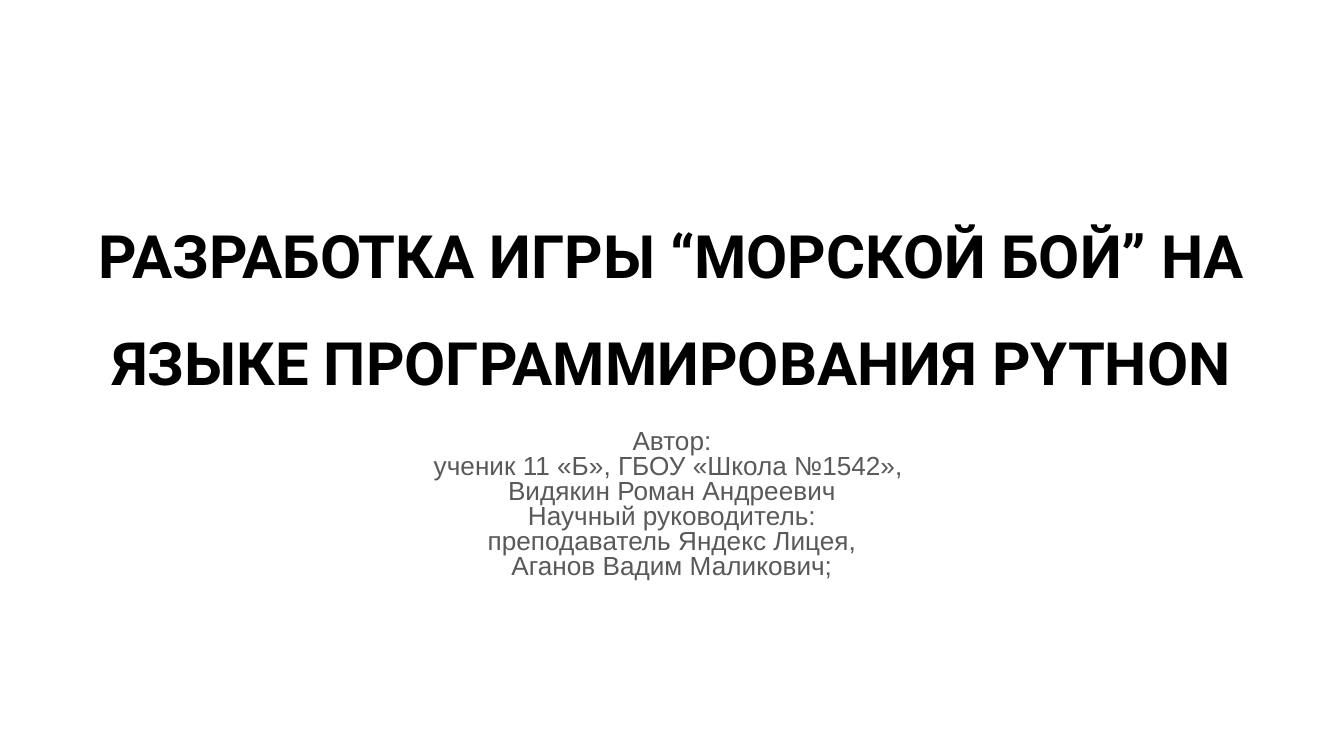
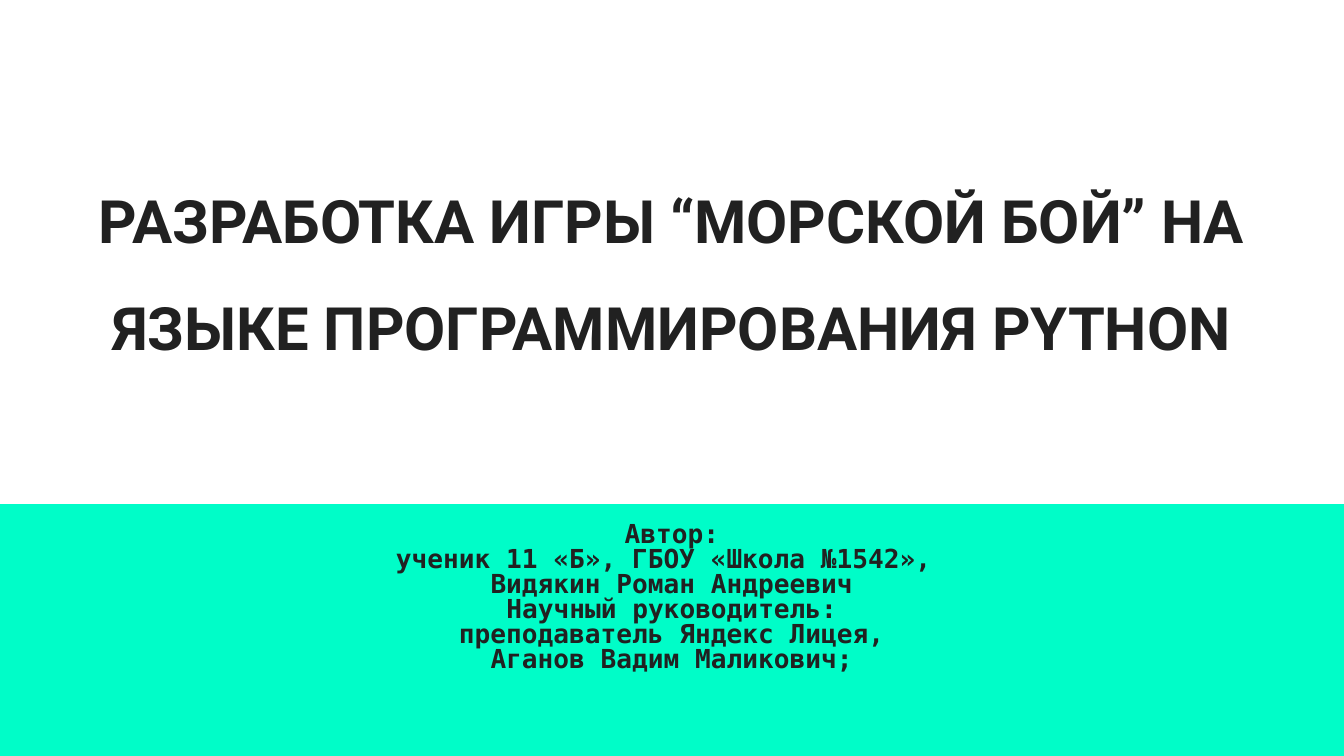
Before and after one commit to Rorepaper/Battleshipsy, a slide deck: slide 1 of Battleships/Презентация.pptx. Drawn at 1344x756 pixels with LibreOffice and Linux fonts; fonts in the diff are those of the drawing. Boxes give left, top, right and bottom in pixels: in the first picture for what was removed or moved away, otherwise in the second. Text is boxed around its words. In the diff, an @@ line names an element or a change of style, - is before the commit and + after.

```diff
--- a/Battleships/Презентация.pptx
+++ b/Battleships/Презентация.pptx
@@ background #FFFFFF to #00FDC8 @@
@@ rectangle added at [0,0,1344,504], fill #FFFFFF @@
@@ title "РАЗРАБОТКА ИГРЫ “МОРСКОЙ БОЙ” НА ...": place and size @@
-title "РАЗРАБОТКА ИГРЫ “МОРСКОЙ БОЙ” НА ..." at [99,224,1244,386]
+title "РАЗРАБОТКА ИГРЫ “МОРСКОЙ БОЙ” НА ..." at [99,189,1244,351]
@@ title "РАЗРАБОТКА ИГРЫ “МОРСКОЙ БОЙ” НА ..." at [99,189,1244,351]: text colour #000000 to #212121; vertical alignment bottom to middle @@
@@ subtitle "Автор:": place and size @@
-subtitle "Автор:" at [434,432,902,580]
+subtitle "Автор:" at [396,524,931,672]
@@ subtitle "Автор:" at [396,524,931,672]: font Arial to DejaVu Sans Mono, text colour #595959 to #212121, bold on; vertical alignment top to middle @@
```
Also in this commit, not shown: 3 other slides changed.
